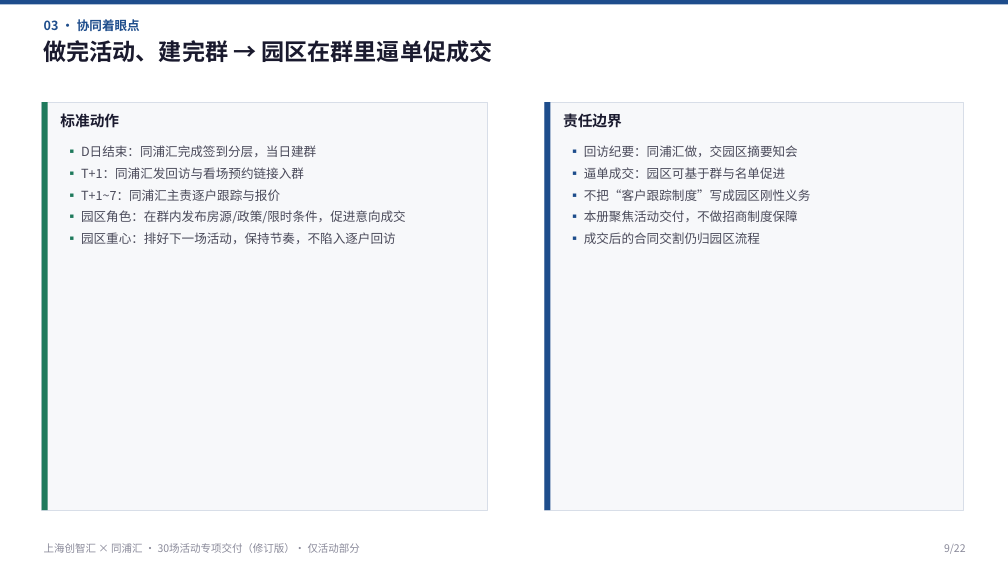
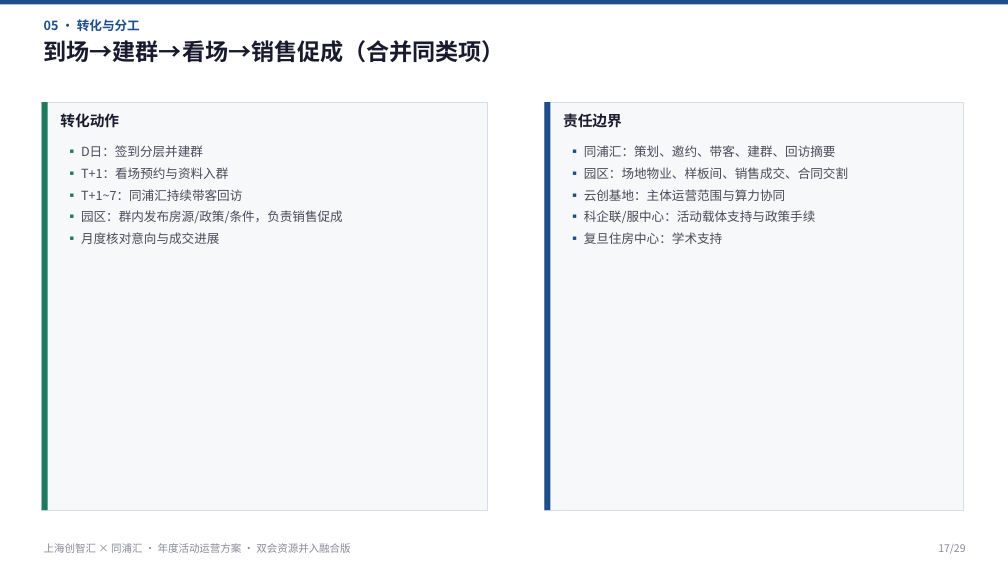
Before and after one commit to hujigang2010-maker/AIDEN, a slide deck: slide 17 of proposal/创智汇年度活动运营方案-融合版.pptx (slide 9 before the commit). Drawn at 1008x567 pixels with LibreOffice and Linux fonts; fonts in the diff are those of the drawing. Boxes give left, top, right and bottom in pixels: in the first picture for what was removed or moved away, otherwise in the second. Text is boxed around its words. In the diff, an @@ line names an element or a change of style, - is before the commit and + after.

```diff
--- a/proposal/创智汇年度活动运营方案-融合版.pptx
+++ b/proposal/创智汇年度活动运营方案-融合版.pptx
@@ text at (44, 19, 140, 31): text changed @@
-03 · 协同着眼点
+05 · 转化与分工
@@ text at (44, 40, 505, 62): text changed @@
-做完活动、建完群 → 园区在群里逼单促成交
+到场→建群→看场→销售促成（合并同类项）
@@ text at (60, 113, 119, 128): text changed @@
-标准动作
+转化动作
@@ text at (81, 145, 343, 244): text changed @@
-▪ D日结束：同浦汇完成签到分层，当日建群
-▪ T+1：同浦汇发回访与看场预约链接入群
-▪ T+1~7：同浦汇主责逐户跟踪与报价
-▪ 园区角色：在群内发布房源/政策/限时条件，促进意向成交
-▪ 园区重心：排好下一场活动，保持节奏，不陷入逐户回访
+▪ D日：签到分层并建群
+▪ T+1：看场预约与资料入群
+▪ T+1~7：同浦汇持续带客回访
+▪ 园区：群内发布房源/政策/条件，负责销售促成
+▪ 月度核对意向与成交进展
@@ text at (584, 145, 848, 244): text changed @@
-▪ 回访纪要：同浦汇做，交园区摘要知会
-▪ 逼单成交：园区可基于群与名单促进
-▪ 不把“客户跟踪制度”写成园区刚性义务
-▪ 本册聚焦活动交付，不做招商制度保障
-▪ 成交后的合同交割仍归园区流程
+▪ 同浦汇：策划、邀约、带客、建群、回访摘要
+▪ 园区：场地物业、样板间、销售成交、合同交割
+▪ 云创基地：主体运营范围与算力协同
+▪ 科企联/服中心：活动载体支持与政策手续
+▪ 复旦住房中心：学术支持
@@ text at (44, 543, 350, 553): text changed @@
-上海创智汇 × 同浦汇 · 30场活动专项交付（修订版）· 仅活动部分
+上海创智汇 × 同浦汇 · 年度活动运营方案 · 双会资源并入融合版
@@ text at (938, 544, 965, 554): text changed @@
-9/22
+17/29
```
Also in this commit, not shown: 4 other slides changed, 24 slides added, 17 slides removed, 7 other files.
